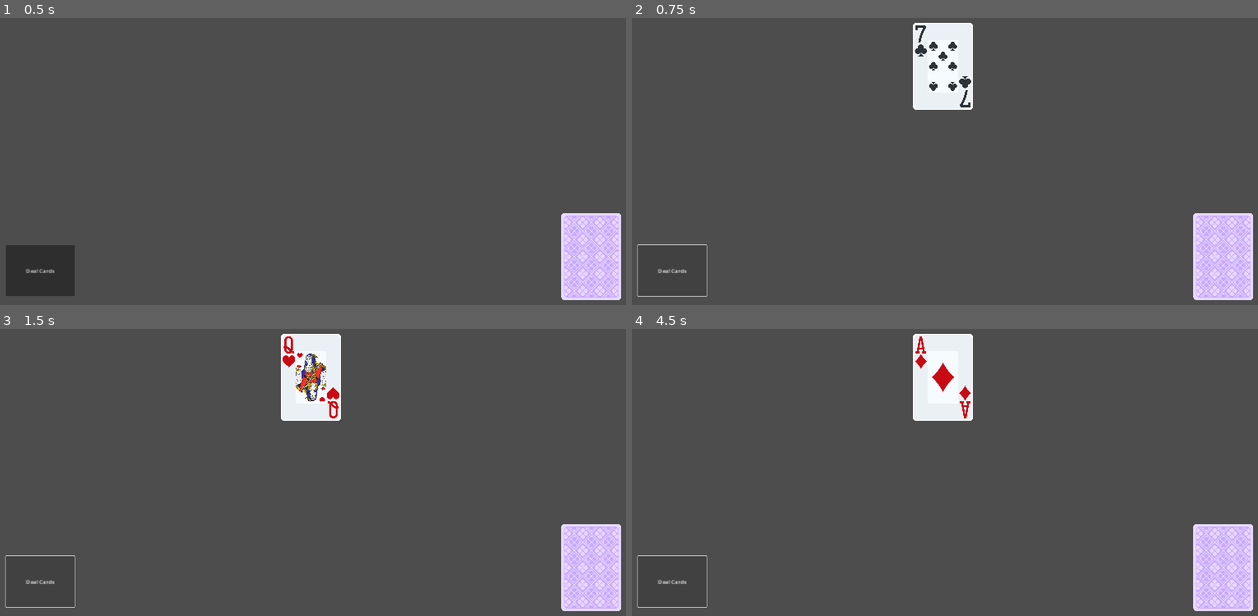
Above: before the commit, frames 1-4 (two rows, left to right).
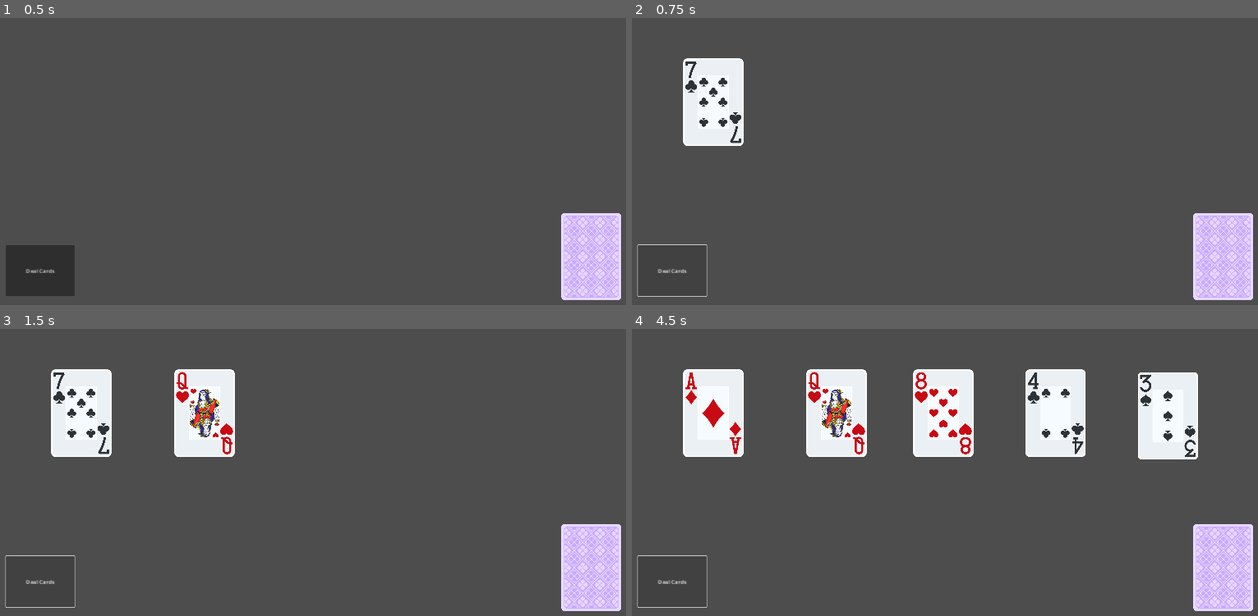
Above: after the commit, the same moments.

Repository: joverlee521/godot-card-game
Game: Godot game, scene res://card_battle.tscn
Same seed, same stepped clock (60 frames per second), same inputs: the game is played once before the commit and once after it. The project has no main scene, so this scene is started directly.
Inputs:
- Up to frame 1 (0.5 s): no input
- Up to frame 2 (0.75 s): click "Deal Cards" at 0.5 s
- Up to frame 3 (1.5 s): click "Deal Cards" at 1.25 s
- Up to frame 4 (4.5 s): click "Deal Cards" at 2 s; tap Enter at 2.75, 4.25 s; tap Space at 3.5 s

Frame 1 is identical in both runs. In frame 2, 5.8% of the frame differs, in the area x 8-55%, y 1-45%; in frame 3, 8.7%; in frame 4, 15%, in the area x 8-91%, y 1-46%.

Commit message:
Add 5 hardcoded card positions

Diff:
--- a/card_battle.gd
+++ b/card_battle.gd
@@ -1,5 +1,7 @@
 extends Node
 
+
+var current_position = 1
 
 # Called when the node enters the scene tree for the first time.
 func _ready():
@@ -13,5 +15,10 @@
 
 func _on_deck_dealt_card(new_card):
 	add_child(new_card)
-	new_card.position = $CardPosition.position
+
+	new_card.position = get_node('CardPosition%s' % current_position).position
 	new_card.reveal_card()
+
+	current_position += 1
+	if current_position > 5:
+		current_position = 1
--- a/card_battle.tscn
+++ b/card_battle.tscn
@@ -10,8 +10,20 @@
 [node name="Deck" parent="." instance=ExtResource("1_bjagi")]
 position = Vector2(1778, 900)
 
-[node name="CardPosition" type="Marker2D" parent="."]
-position = Vector2(959, 343)
+[node name="CardPosition1" type="Marker2D" parent="."]
+position = Vector2(288, 448)
+
+[node name="CardPosition2" type="Marker2D" parent="."]
+position = Vector2(648, 448)
+
+[node name="CardPosition3" type="Marker2D" parent="."]
+position = Vector2(960, 448)
+
+[node name="CardPosition4" type="Marker2D" parent="."]
+position = Vector2(1288, 448)
+
+[node name="CardPosition5" type="Marker2D" parent="."]
+position = Vector2(1616, 456)
 
 [node name="DealCardButton" type="Button" parent="."]
 offset_left = 68.0
